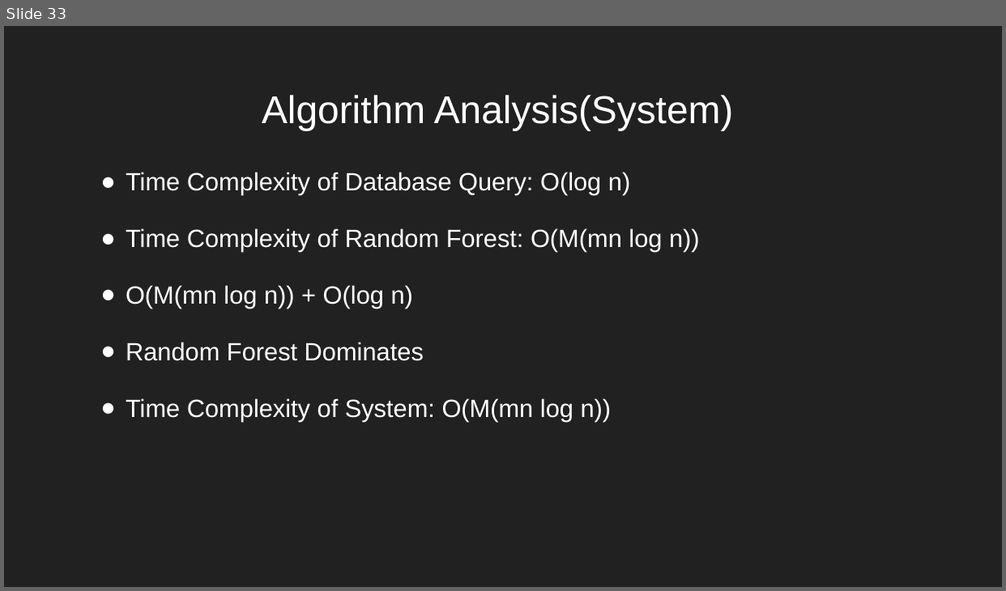
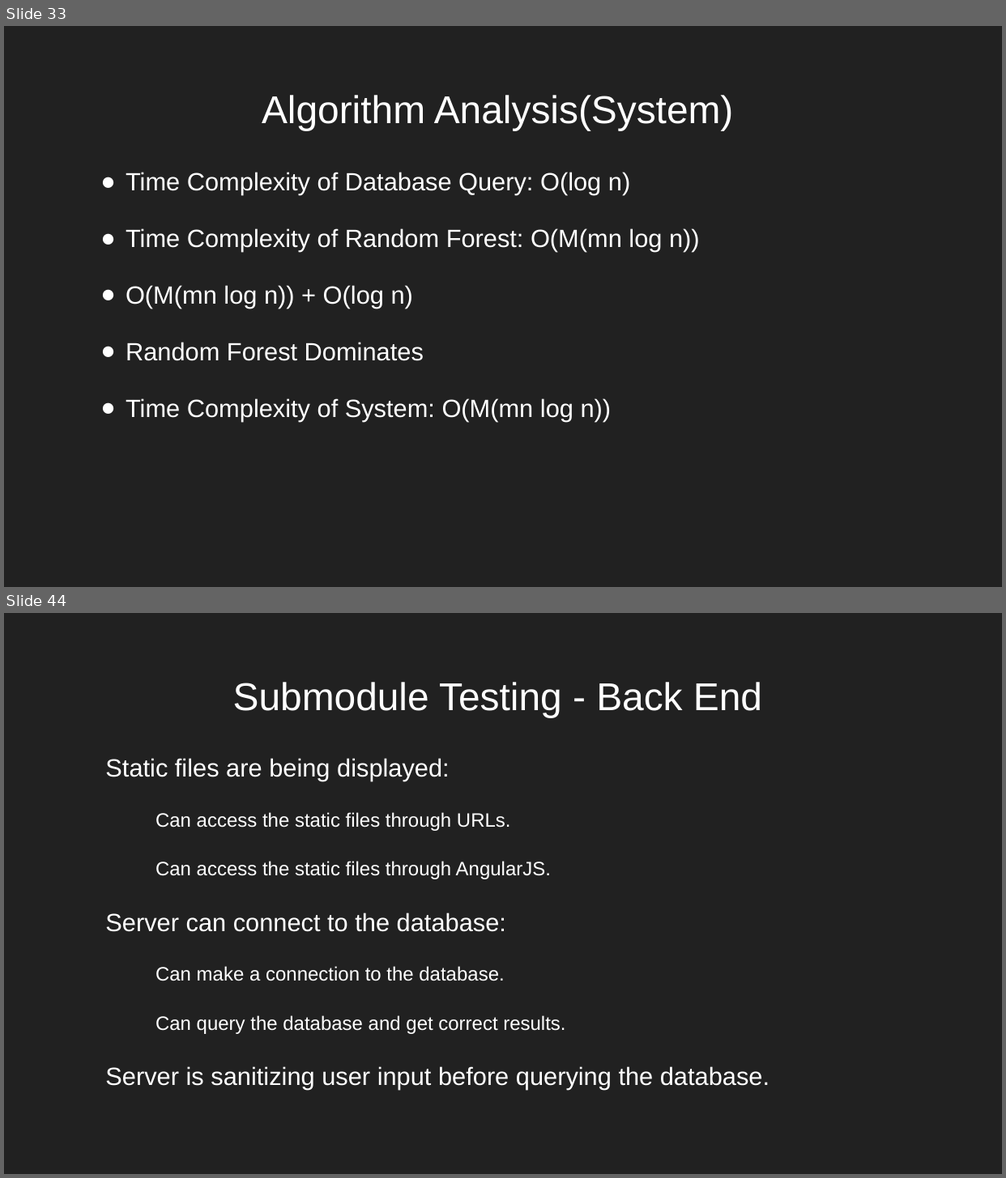
Before and after one commit to nreader72/NostraDomicile, a slide deck: docs/Progress_Reports/NostraDomicile (6).pptx. Shown one above the other, each under a label of ours: slide 33 before the commit, slides 33 and 44 after it; the slides between them are not shown. The pictures are 1006x591 and 1006x1178 pixels, drawn with LibreOffice and Linux fonts; fonts in the diff are those of the drawing; background and template pictures are left out. Boxes give left, top, right and bottom in pixels: in the first picture for what was removed or moved away, otherwise in the second. Text is boxed around its words. In the diff, an @@ line names an element or a change of style, - is before the commit and + after.

```diff
--- a/docs/Progress_Reports/NostraDomicile (6).pptx
+++ b/docs/Progress_Reports/NostraDomicile (6).pptx
@@ slide 44 added at <box>4,613,1002,1174</box>, background picture (left out) @@
@@ title added at <box>233,682,762,717</box>, 28 pt, text #FFFFFF @@
+Submodule Testing - Back End
@@ text added at <box>105,758,769,1090</box>, 14 pt, text #FFFFFF @@
+Static files are being displayed:
+  Can access the static files through URLs.
+  Can access the static files through AngularJS.
+Server can connect to the database:
+  Can make a connection to the database.
+  Can query the database and get correct results.
+Server is sanitizing user input before querying the database.
```
Also in this commit, not shown: 5 slides changed, 18 other slides added, 1 other file.
